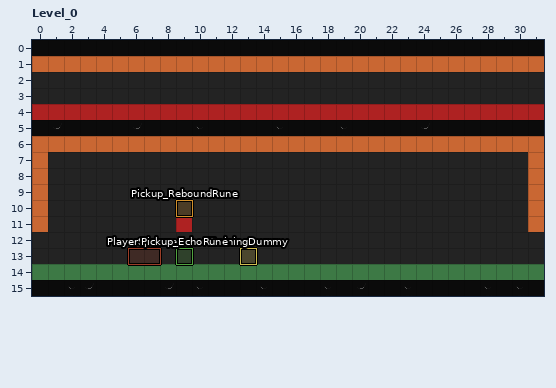
LDtk project -- ProjectMango/Resources/Maps/Biome1.ldtk. The first picture shows the starting point.
Cells are 16x16 px. Shown: Level_0 x 0..31, y 0..15. The commit also changed other parts of the map, which this record leaves out.
And afterwards:
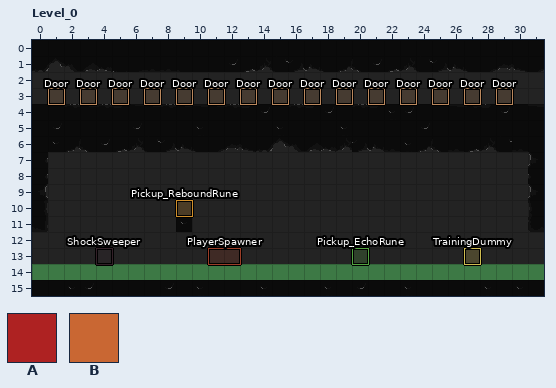
Key: from "TerrainColliders": A 1 "Floor", B 2 "Wall".
_ is an empty cell.
Objects are placed by their top-left corner, in cells (3,4 is the top-left corner of cell 3,4); size is 1x1 cell unless given.
Diff:
Layer "TerrainColliders" (now hidden):
y 1: x 0..31 BBBBBBBBBBBBBBBBBBBBBBBBBBBBBBBB -> ________________________________
y 4: x 0..31 AAAAAAAAAAAAAAAAAAAAAAAAAAAAAAAA -> ________________________________
y 6: x 0..31 BBBBBBBBBBBBBBBBBBBBBBBBBBBBBBBB -> ________________________________
y 7..10: x 0 B -> _; x 31 B -> _
y 11: x 0 B -> _; x 9 A -> _; x 31 B -> _
Layer "Entities":
changed: "PlayerSpawner" rectangle at 6,13 size 2x1 -> "PlayerSpawner" rectangle at 11,13 size 2x1
changed: "TrainingDummy" rectangle at 13,13 -> "TrainingDummy" rectangle at 27,13
changed: "Pickup_EchoRune" rectangle at 9,13 -> "Pickup_EchoRune" rectangle at 20,13
added: "Door" rectangle at 9,3
added: "Door" rectangle at 11,3
added: "Door" rectangle at 13,3
added: "Door" rectangle at 15,3
added: "Door" rectangle at 17,3
added: "Door" rectangle at 19,3
added: "Door" rectangle at 21,3
added: "Door" rectangle at 23,3
added: "Door" rectangle at 25,3
added: "Door" rectangle at 27,3
added: "Door" rectangle at 7,3
added: "Door" rectangle at 5,3
added: "Door" rectangle at 3,3
added: "Door" rectangle at 1,3
added: "Door" rectangle at 29,3
added: "ShockSweeper" rectangle at 4,13
